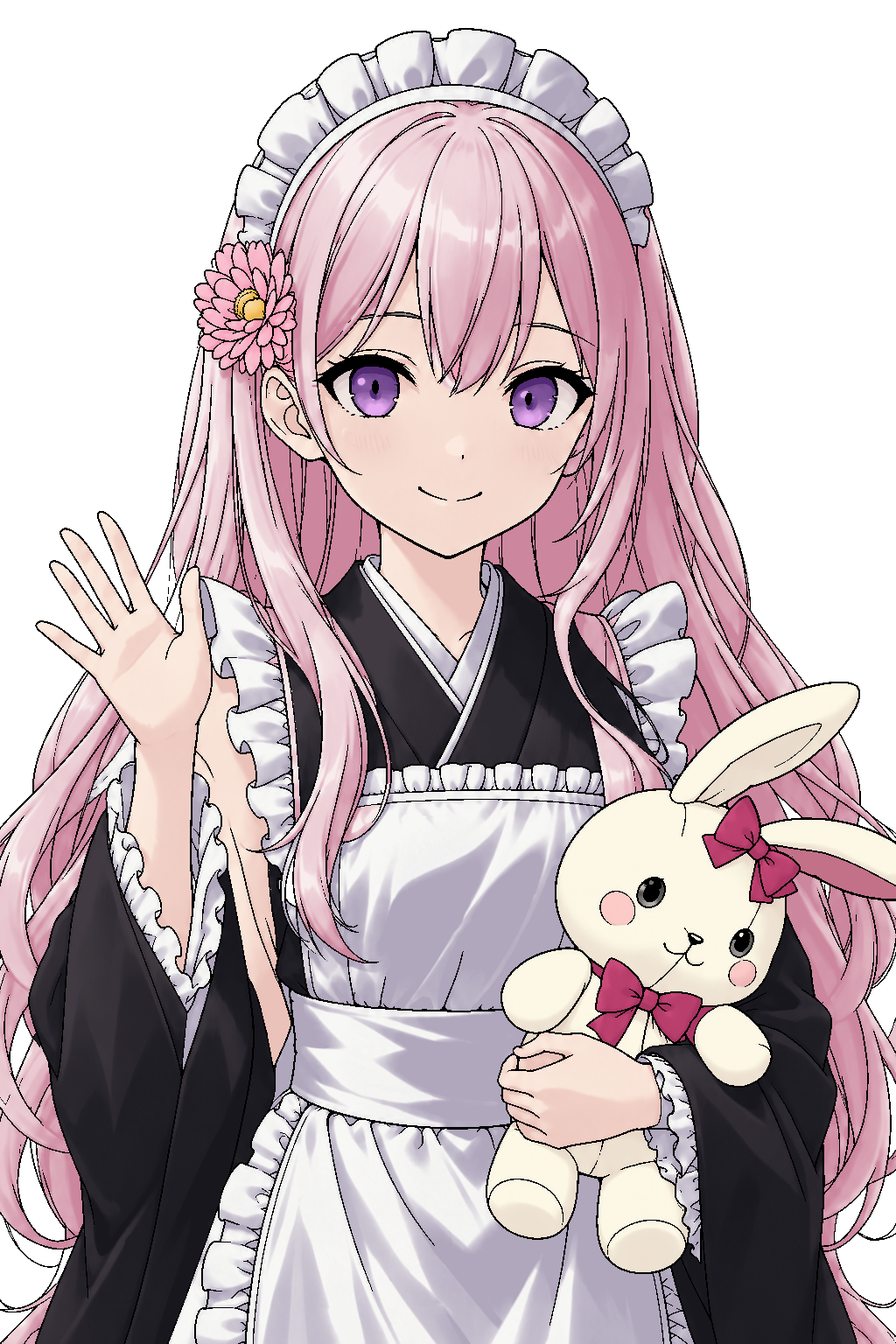
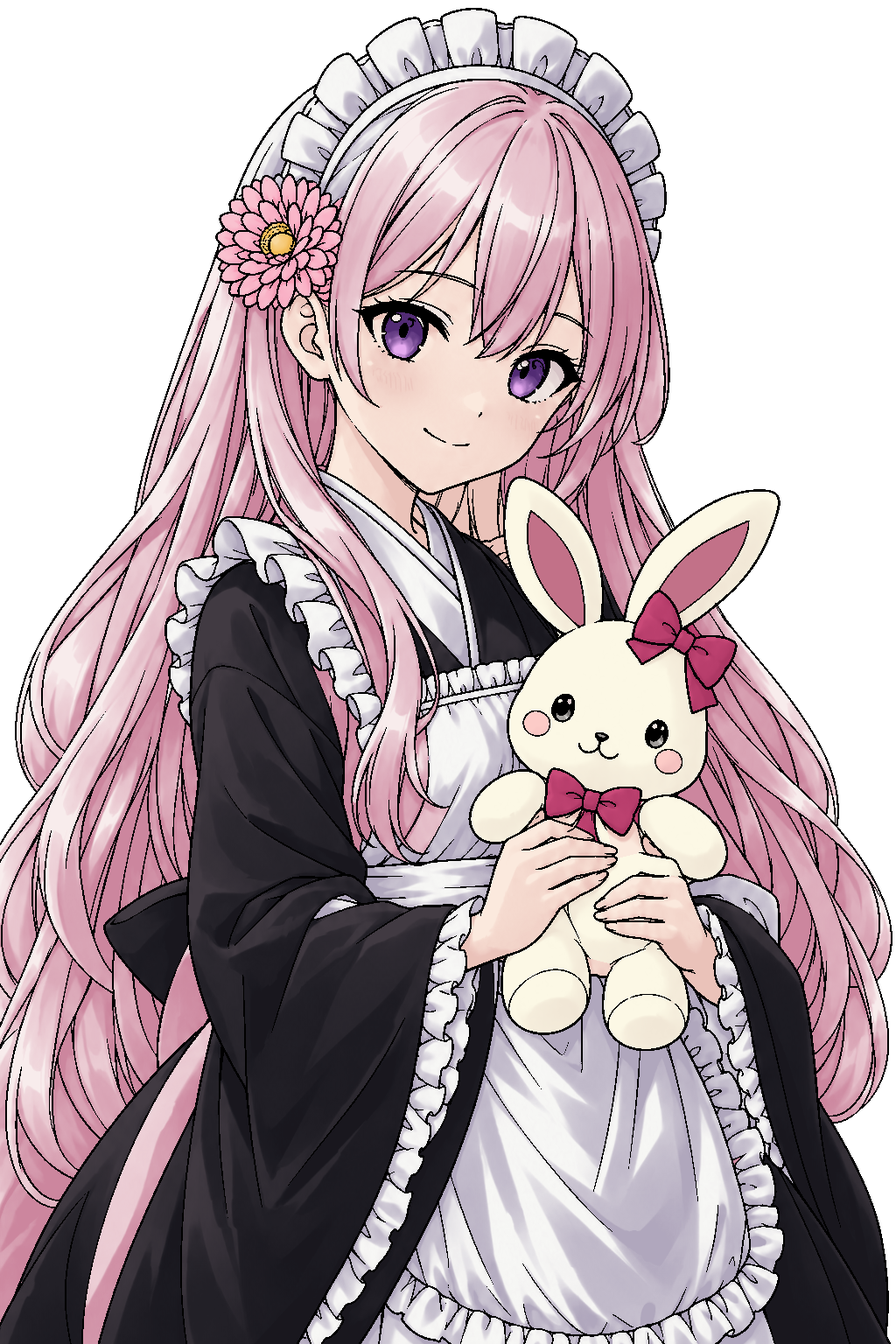
Before/after of a 896×1344 layered artwork. What changed in the layer stack:
painted on "Lineart_入力線画" over (0, 7, 896, 1344)
removed group "画面右の長い髪 [hair_right]" (3 layers) from group "髪" over (72, 206, 896, 1344)
removed layer "画面右の長い髪_Highlight" (was screen) from group "画面右の長い髪 [hair_right]" over (591, 220, 896, 1341)
removed layer "画面右の長い髪_Shadow" (was multiply) from group "画面右の長い髪 [hair_right]" over (72, 206, 896, 1344)
removed layer "画面右の長い髪_Base" from group "画面右の長い髪 [hair_right]" over (72, 206, 896, 1344)
removed group "画面左の長い髪 [hair_left]" (3 layers) from group "髪" over (0, 205, 841, 1344)
removed layer "画面左の長い髪_Highlight" (was screen) from group "画面左の長い髪 [hair_left]" over (0, 205, 391, 1341)
removed layer "画面左の長い髪_Shadow" (was multiply) from group "画面左の長い髪 [hair_left]" over (0, 215, 841, 1344)
removed layer "画面左の長い髪_Base" from group "画面左の長い髪 [hair_left]" over (0, 205, 841, 1344)
added group "長い髪と後ろ髪 [hair_long]" with 3 layers in group "髪" over (0, 256, 892, 1344)
added layer "長い髪と後ろ髪_Highlight" (screen) in group "長い髪と後ろ髪 [hair_long]" over (0, 256, 892, 1200)
added layer "長い髪と後ろ髪_Shadow" (multiply) in group "長い髪と後ろ髪 [hair_long]" over (0, 280, 892, 1344)
added layer "長い髪と後ろ髪_Base" in group "長い髪と後ろ髪 [hair_long]" over (0, 256, 892, 1344)
painted on "前髪_Shadow" over (272, 79, 670, 791)
painted on "前髪_Base" over (272, 79, 670, 791)
added group "袖" with 8 layers in group "衣装" over (104, 561, 888, 1344)
added group "画面左の袖 [sleeve_left]" with 3 layers in group "袖" over (104, 561, 496, 1344)
added layer "画面左の袖_Shadow" (multiply) in group "画面左の袖 [sleeve_left]" over (118, 561, 496, 1344)
added layer "画面左の袖_Base" in group "画面左の袖 [sleeve_left]" over (104, 561, 496, 1344)
added group "着物の裾 [dress_lower]" with 3 layers in group "着物" over (0, 1036, 890, 1344)
added layer "着物の裾_Base" in group "着物の裾 [dress_lower]" over (0, 1036, 890, 1344)
painted on "背景_Base" over (0, 8, 896, 1344)
…and 219 more changes (95 added, 19 painted, 102 removed, 10 stack)
